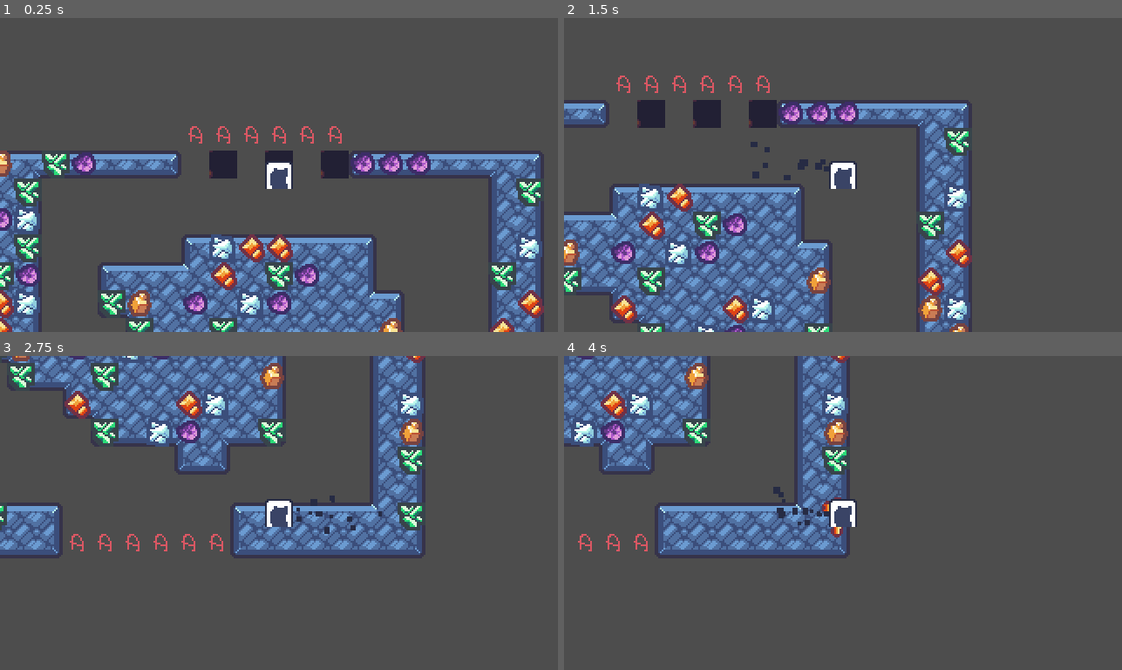
Above: before the commit, frames 1-4 (two rows, left to right).
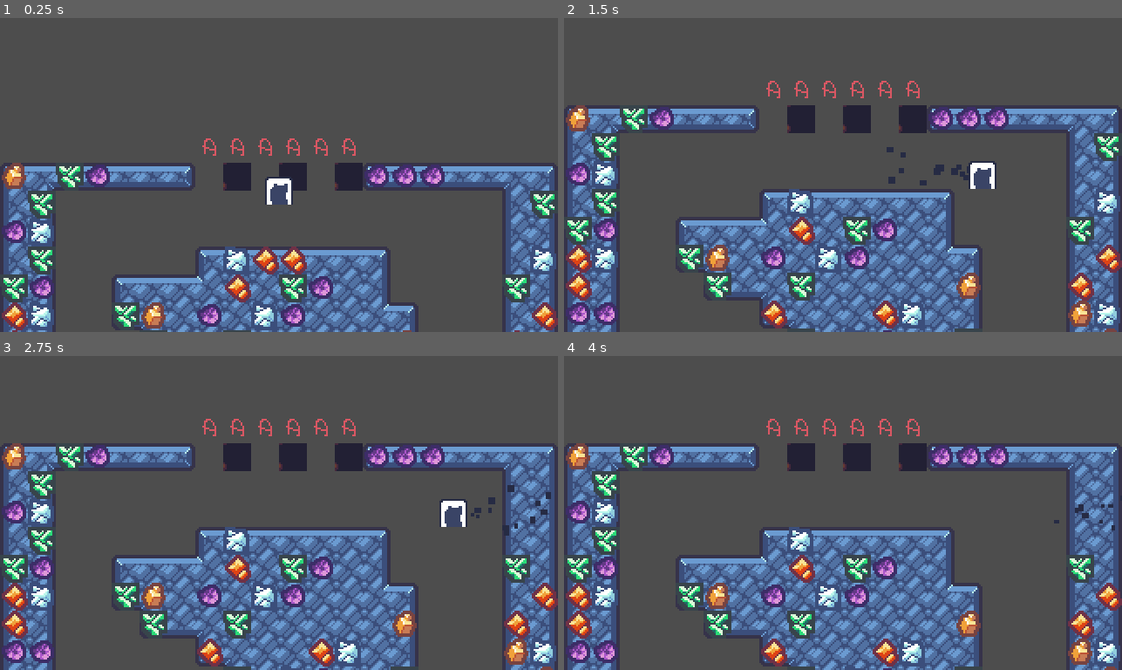
Above: after the commit, the same moments.

Repository: Ninesliced/ludumdare-57
Game: Godot game, scene res://scenes/main.tscn
Two runs of this game, one before a commit and one after it. Both use one fixed random seed, a clock stepped at 60 frames per second and the inputs below. The engine's default icon, where the game draws it, is replaced by a stand-in: a white triangle on a blue panel in a dark square.
Inputs:
- Up to frame 1 (0.25 s): no input
- Up to frame 2 (1.5 s): hold D (right) from 0.53 s (still down); tap J (burrow) at 0.6, 1.35 s; tap Space (jump) at 0.77 s
- Up to frame 3 (2.75 s): tap Space (jump) at 1.52 s; release D (right) at 2.03 s; hold A (left) from 2.03 s (still down); tap J (burrow) at 2.1 s
- Up to frame 4 (4 s): release A (left) at 2.78 s; hold D (right) from 2.78 s (still down); tap J (burrow) at 2.85, 3.6 s; tap Space (jump) at 3.02, 3.77 s

The runs differ from the first frame. In frame 1, 31% of the frame differs, in the area x 0-100%, y 34-100%; in frame 2, 50%; in frame 3, 57%, in the area x 0-100%, y 0-100%; in frame 4, 54%.

Commit message:
FIX grounded detector, added particle effect

Diff:
--- a/scenes/entities/ores/amethyst.tscn
+++ b/scenes/entities/ores/amethyst.tscn
@@ -1,7 +1,8 @@
-[gd_scene load_steps=3 format=3 uid="uid://qwgw7vunncci"]
+[gd_scene load_steps=4 format=3 uid="uid://qwgw7vunncci"]
 
 [ext_resource type="PackedScene" uid="uid://c6874b7ohinnk" path="res://scenes/entities/ores/ore.tscn" id="1_sfs5j"]
 [ext_resource type="SpriteFrames" uid="uid://boh4k6axpjakx" path="res://assets/tres/ore.tres" id="2_oma7g"]
+[ext_resource type="Texture2D" uid="uid://cn4jvfd6cg4ow" path="res://assets/images/particle/amethyst.png" id="3_12uyo"]
 
 [node name="Ore" instance=ExtResource("1_sfs5j")]
 
@@ -12,3 +13,6 @@
 
 [node name="Area2D" parent="." index="1"]
 collision_mask = 16
+
+[node name="DestroyParticle" parent="." index="2"]
+texture = ExtResource("3_12uyo")
--- a/scenes/entities/ores/diamond.tscn
+++ b/scenes/entities/ores/diamond.tscn
@@ -1,7 +1,8 @@
-[gd_scene load_steps=3 format=3 uid="uid://d20x2f4u441ix"]
+[gd_scene load_steps=4 format=3 uid="uid://d20x2f4u441ix"]
 
 [ext_resource type="PackedScene" uid="uid://c6874b7ohinnk" path="res://scenes/entities/ores/ore.tscn" id="1_8nmvj"]
 [ext_resource type="SpriteFrames" uid="uid://boh4k6axpjakx" path="res://assets/tres/ore.tres" id="2_7lg8x"]
+[ext_resource type="Texture2D" uid="uid://byqi1jewgjarj" path="res://assets/images/particle/diamond.png" id="3_21x43"]
 
 [node name="Ore" instance=ExtResource("1_8nmvj")]
 
@@ -12,3 +13,6 @@
 
 [node name="Area2D" parent="." index="1"]
 collision_mask = 16
+
+[node name="DestroyParticle" parent="." index="2"]
+texture = ExtResource("3_21x43")
--- a/scenes/entities/ores/emerald.tscn
+++ b/scenes/entities/ores/emerald.tscn
@@ -1,7 +1,8 @@
-[gd_scene load_steps=3 format=3 uid="uid://c7w5wlsuf7xcr"]
+[gd_scene load_steps=4 format=3 uid="uid://c7w5wlsuf7xcr"]
 
 [ext_resource type="PackedScene" uid="uid://c6874b7ohinnk" path="res://scenes/entities/ores/ore.tscn" id="1_3b5yp"]
 [ext_resource type="SpriteFrames" uid="uid://boh4k6axpjakx" path="res://assets/tres/ore.tres" id="2_kd4us"]
+[ext_resource type="Texture2D" uid="uid://jmacgn175a4d" path="res://assets/images/particle/emerald.png" id="3_3j3i4"]
 
 [node name="Ore" instance=ExtResource("1_3b5yp")]
 
@@ -12,3 +13,6 @@
 
 [node name="Area2D" parent="." index="1"]
 collision_mask = 16
+
+[node name="DestroyParticle" parent="." index="2"]
+texture = ExtResource("3_3j3i4")
--- a/scenes/entities/player/grounded_detector.gd
+++ b/scenes/entities/player/grounded_detector.gd
@@ -2,6 +2,7 @@
 
 class_name GroundedDetector
 
+var number_grounded: int = 0
 var _is_grounded: bool = false
 
 func is_grounded() -> bool:
@@ -9,10 +10,14 @@
 
 
 func _on_body_entered(body:Node2D) -> void:
-    _is_grounded = true
+    number_grounded += 1
+    if number_grounded > 0:
+        _is_grounded = true
     pass # Replace with function body.
 
 
 func _on_body_exited(body:Node2D) -> void:
-    _is_grounded = false
+    number_grounded -= 1
+    if number_grounded <= 0:
+        _is_grounded = false
     pass # Replace with function body.
--- a/scenes/entities/player/player.tscn
+++ b/scenes/entities/player/player.tscn
@@ -77,6 +77,13 @@
 frame = 4
 
 [node name="Camera" type="Camera2D" parent="."]
+limit_left = 0
+limit_right = 320
+position_smoothing_enabled = true
+position_smoothing_speed = 8.0
+drag_horizontal_enabled = true
+drag_left_margin = 1.0
+drag_right_margin = 1.0
 
 [connection signal="body_entered" from="GroundedDetector" to="GroundedDetector" method="_on_body_entered"]
 [connection signal="body_exited" from="GroundedDetector" to="GroundedDetector" method="_on_body_exited"]
--- a/scenes/main.tscn
+++ b/scenes/main.tscn
@@ -8,4 +8,4 @@
 [node name="MapLoader" parent="." instance=ExtResource("1_o5qli")]
 
 [node name="Player" parent="." instance=ExtResource("2_0wfyh")]
-position = Vector2(168, -2)
+position = Vector2(160, 0)
Binary file added: assets/images/particle/form/circle_16.aseprite
Binary file added: assets/images/particle/form/circle_16.png
Binary file added: assets/images/particle/form/circle_32.aseprite
Binary file added: assets/images/particle/form/circle_32.png
Not shown, added: assets/images/particle/form/circle_32.png.import
